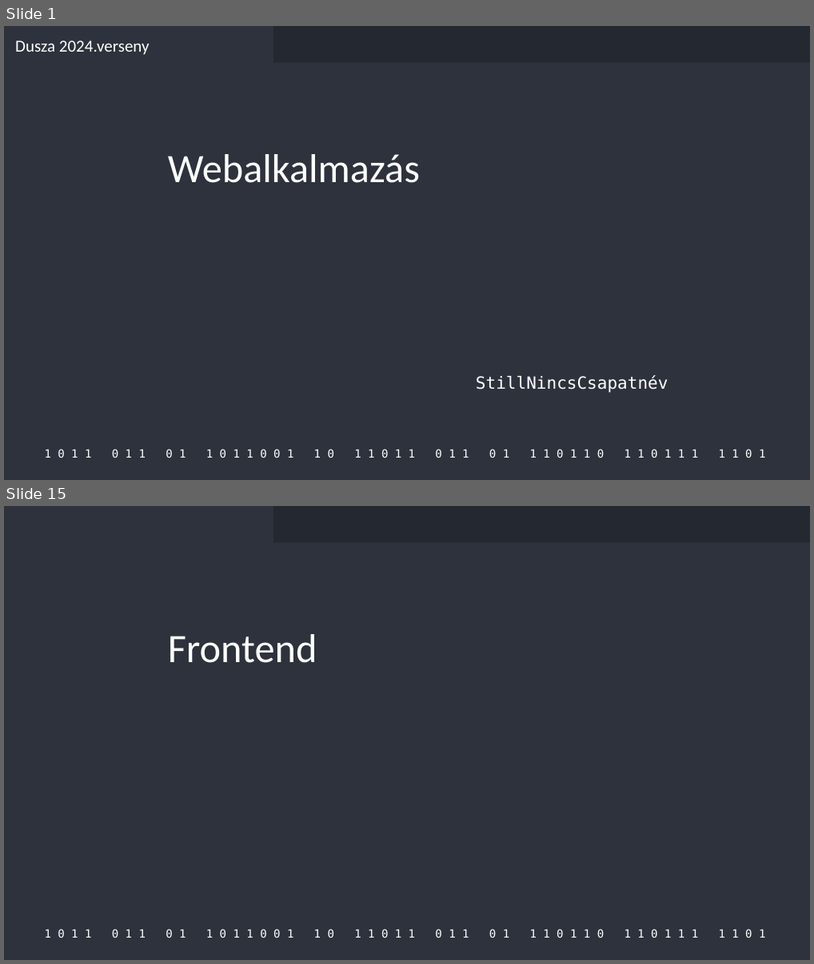
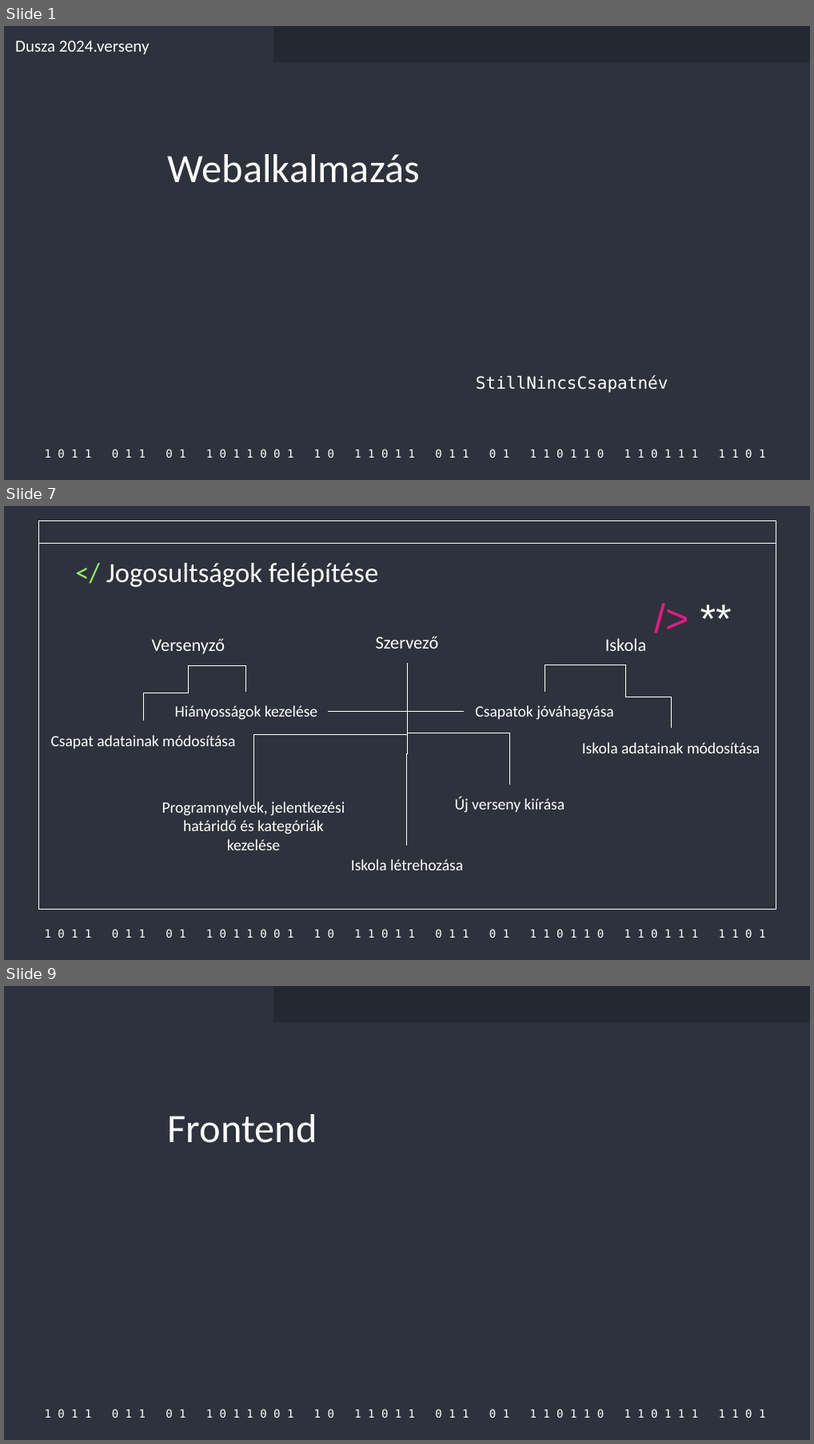
Before and after one commit to Acsilaa/dusza2024-25, a slide deck: Hell yeah ppt.pptx. Shown one above the other, each under a label of ours: slides 1 and 15 before the commit, slides 1, 7 and 9 after it; the slides between them are not shown. The pictures are 814x964 and 814x1444 pixels, drawn with LibreOffice and Linux fonts; fonts in the diff are those of the drawing. Boxes give left, top, right and bottom in pixels: in the first picture for what was removed or moved away, otherwise in the second. Text is boxed around its words. In the diff, an @@ line names an element or a change of style, - is before the commit and + after.

```diff
--- a/Hell yeah ppt.pptx
+++ b/Hell yeah ppt.pptx
@@ slide 7 added at [4, 506, 810, 960], background #2D323C; not listed: 1 template element that a slide beside it also shows @@
@@ rectangle added at [39, 521, 777, 909], fill #2D323C, outline #FFFFFF 0.75 pt @@
@@ rectangle added at [39, 521, 777, 544], fill #2D323C, outline #FFFFFF 0.75 pt @@
@@ title added at [106, 563, 378, 587], 33 pt, text #FFFFFF @@
+</ Jogosultságok felépítése
@@ text added at [640, 590, 747, 647], 48 pt, text #E81981 @@
+/> **
@@ text added at [152, 638, 226, 654], 21.3 pt, text #FFFFFF @@
+Versenyző
@@ text added at [376, 636, 439, 648], 21.3 pt, text #FFFFFF @@
+Szervező
@@ text added at [606, 638, 646, 651], 21.3 pt, text #FFFFFF @@
+Iskola
@@ elbow line added from (189, 666) to (143, 720), #FFFFFF 0.75 pt @@
@@ elbow line added from (189, 666) to (246, 692), #FFFFFF 0.75 pt @@
@@ elbow line added from (254, 806) to (407, 663), #FFFFFF 0.75 pt @@
@@ elbow line added from (328, 711) to (407, 663), #FFFFFF 0.75 pt @@
@@ elbow line added from (407, 663) to (407, 844), #FFFFFF 0.75 pt @@
@@ elbow line added from (464, 711) to (407, 663), #FFFFFF 0.75 pt @@
@@ elbow line added from (510, 784) to (407, 663), #FFFFFF 0.75 pt @@
@@ elbow line added from (626, 665) to (545, 692), #FFFFFF 0.75 pt @@
@@ elbow line added from (626, 665) to (671, 728), #FFFFFF 0.75 pt @@
@@ text added at [175, 705, 318, 720], 18.7 pt, text #FFFFFF @@
+Hiányosságok kezelése
@@ text added at [475, 705, 614, 720], 18.7 pt, text #FFFFFF @@
+Csapatok jóváhagyása
@@ text added at [51, 735, 235, 748], 18.7 pt, text #FFFFFF @@
+Csapat adatainak módosítása
@@ text added at [582, 742, 760, 753], 18.7 pt, text #FFFFFF @@
+Iskola adatainak módosítása
@@ text added at [162, 800, 345, 850], 18.7 pt, text #FFFFFF @@
+Programnyelvek, jelentkezési határidő és kategóriák kezelése
@@ text added at [455, 796, 566, 812], 18.7 pt, text #FFFFFF @@
+Új verseny kiírása
@@ text added at [351, 859, 463, 870], 18.7 pt, text #FFFFFF @@
+Iskola létrehozása
@@ what was slide 15 is now slide 9 @@
```
Also in this commit, not shown: 8 slides changed, 2 slides removed.
